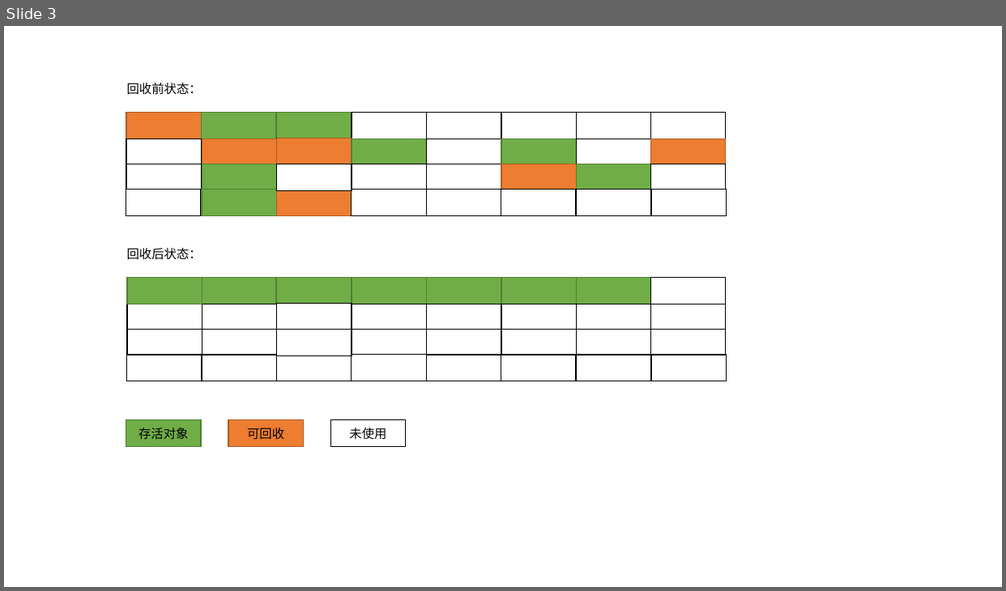
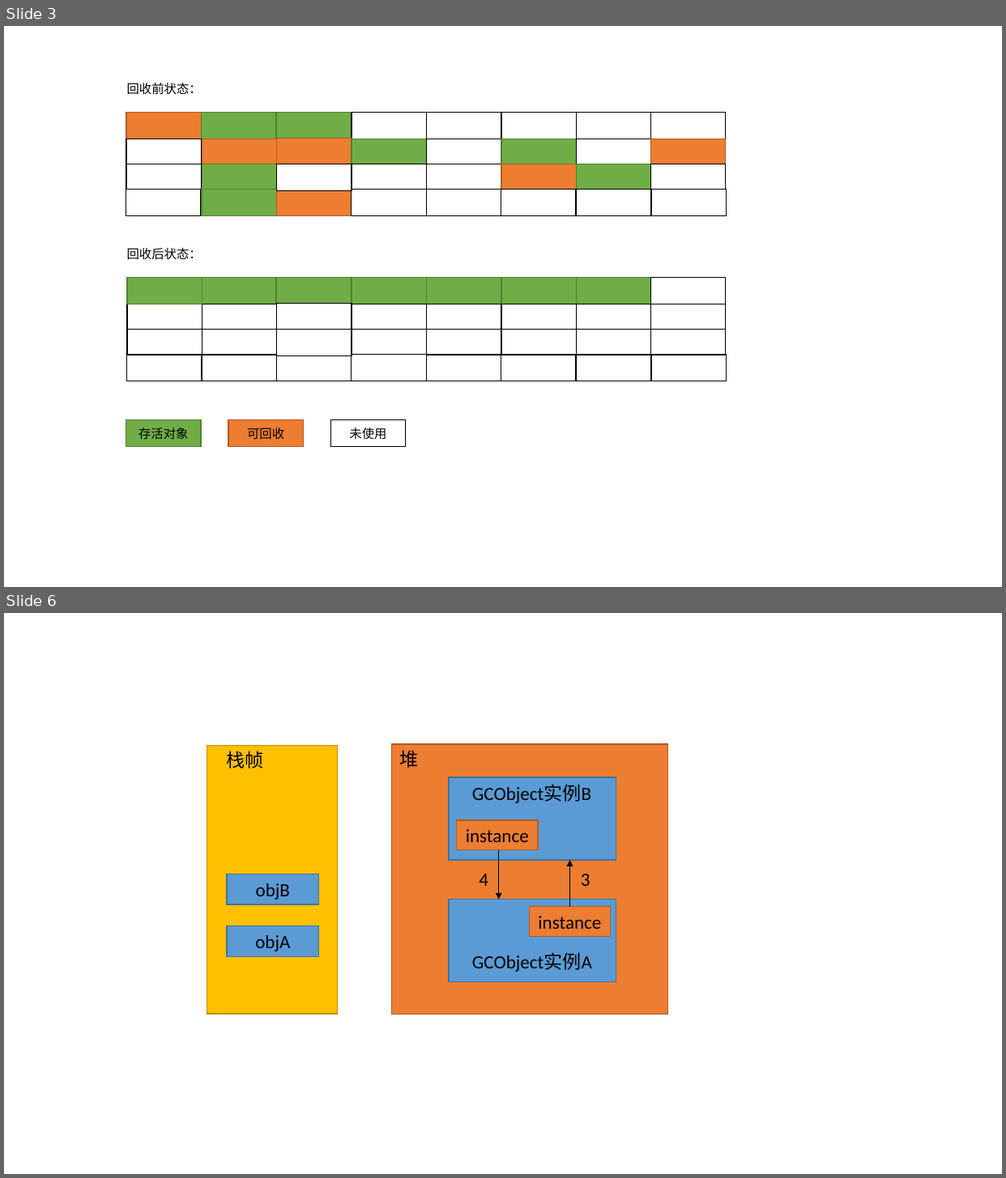
Before and after one commit to zywudev/blog-source, a slide deck: 绘图/图.pptx. Shown one above the other, each under a label of ours: slide 3 before the commit, slides 3 and 6 after it; the slides between them are not shown. The pictures are 1006x591 and 1006x1178 pixels, drawn with LibreOffice and Linux fonts; fonts in the diff are those of the drawing. Boxes give left, top, right and bottom in pixels: in the first picture for what was removed or moved away, otherwise in the second. Text is boxed around its words. In the diff, an @@ line names an element or a change of style, - is before the commit and + after.

```diff
--- a/绘图/图.pptx
+++ b/绘图/图.pptx
@@ slide 6 added at (4,613,1002,1174), background #FFFFFF @@
@@ rectangle added at (206,746,338,1014), fill #FFC000, outline #BD8E00 1 pt @@
@@ text added at (227,751,264,769), 18 pt, text #000000 @@
+栈帧
@@ rectangle added at (392,744,668,1013), fill #ED7D31, outline #AF5C24 1 pt @@
@@ text added at (400,751,419,768), 18 pt, text #000000 @@
+堆
@@ rectangle added at (449,777,616,861), fill #5B9BD5, outline #43739E 1 pt @@
@@ text added at (472,784,591,803), 18 pt, text #000000 @@
+GCObject实例B
@@ rectangle added at (457,820,539,850), fill #ED7D31, outline #AF5C24 1 pt, 18 pt, text #000000 @@
+instance
@@ arrow added from (499, 850) to (499, 900), #000000 1 pt @@
@@ rectangle added at (227,875,319,905), fill #5B9BD5, outline #43739E 1 pt, 18 pt, text #000000 @@
+objB
@@ text added at (479,874,488,886), 18 pt, text #000000 @@
+4
@@ arrow added from (570, 907) to (570, 860), #000000 1 pt @@
@@ text added at (581,874,590,886), 18 pt, text #000000 @@
+3
@@ rectangle added at (449,900,616,983), fill #5B9BD5, outline #43739E 1 pt @@
@@ rectangle added at (227,926,319,956), fill #5B9BD5, outline #43739E 1 pt, 18 pt, text #000000 @@
+objA
@@ rectangle added at (530,907,612,937), fill #ED7D31, outline #AF5C24 1 pt, 18 pt, text #000000 @@
+instance
@@ text added at (472,953,592,972), 18 pt, text #000000 @@
+GCObject实例A
```
Also in this commit, not shown: 6 other slides added, 5 other files.
